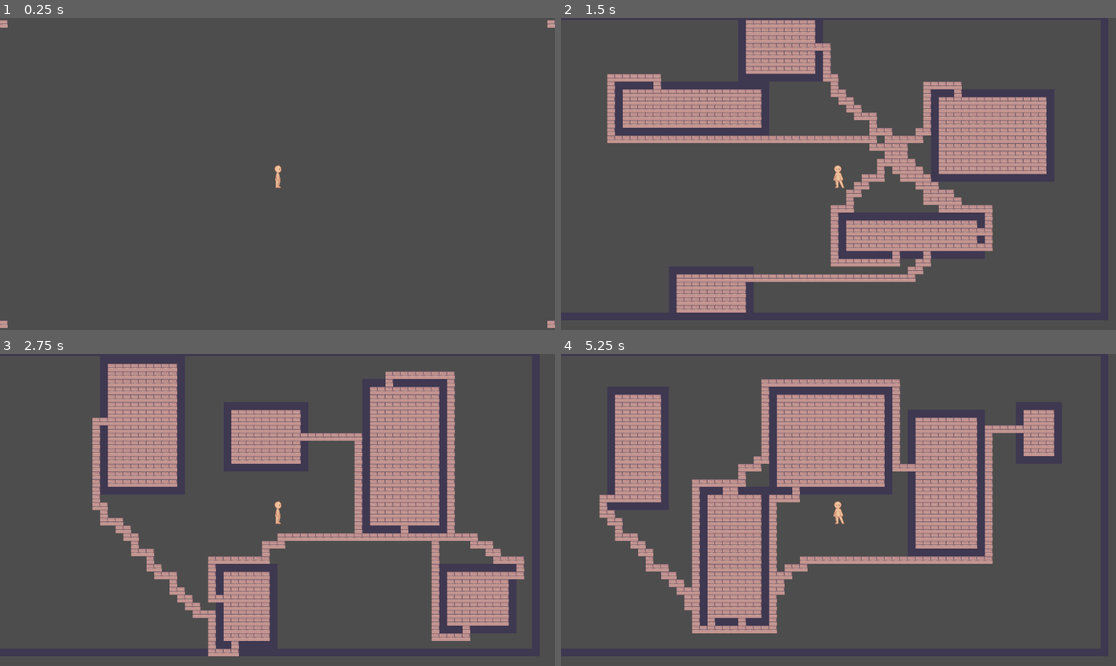
Above: before the commit, frames 1-4 (two rows, left to right).
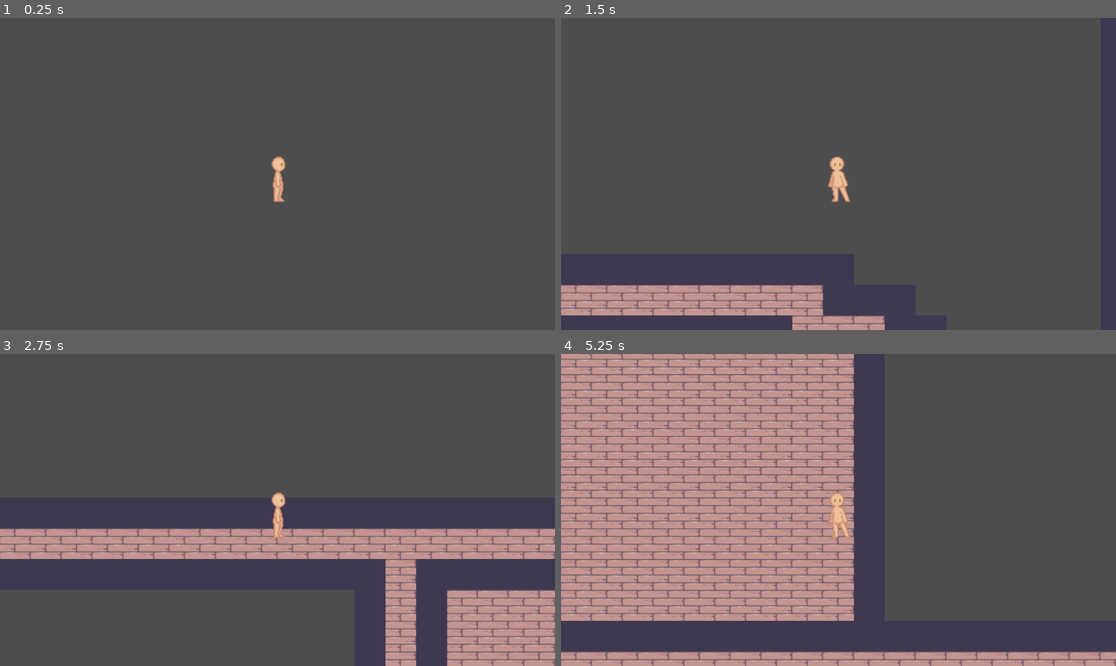
Above: after the commit, the same moments.

Repository: ToxicGLaDOS/cavetown
Game: Godot game, scene res://dungeon/dungeon.tscn
Two runs of this game, one before a commit and one after it. Both use one fixed random seed, a clock stepped at 60 frames per second and the inputs below. This scene is started directly instead of the project's main scene.
Inputs:
- Up to frame 1 (0.25 s): no input
- Up to frame 2 (1.5 s): tap Enter at 0.5, 1.35 s; hold D 0.53-1.28 s; tap Space at 0.6, 0.77, 1.07 s; hold S from 1.28 s (still down)
- Up to frame 3 (2.75 s): tap Space at 1.52, 1.55, 1.82, 2.3 s; release S at 2.03 s; hold D from 2.03 s (still down); tap E at 2.1 s
- Up to frame 4 (5.25 s): tap Space at 2.75, 2.85, 3.02, 3.32, 3.77, 3.8, 4.07, 4.52, 4.55, 4.82, 5.1 s; release D at 2.78 s; hold W 2.78-3.53 s; hold A 3.53-5.03 s; tap Enter at 3.6 s; tap E at 4.35 s; hold S from 5.03 s (still down)

The runs differ from the first frame. In frame 1, 0.4% of the frame differs, in the area x 0-100%, y 0-100%; in frame 2, 24%; in frame 3, 34%; in frame 4, 50%.

Commit message:
Add walls to paths and collision

Diff:
--- a/dungeon/dungeon.tscn
+++ b/dungeon/dungeon.tscn
@@ -6,384 +6,74 @@
 
 [sub_resource type="TileSetAtlasSource" id="TileSetAtlasSource_oan55"]
 texture = ExtResource("2_5wmeu")
+texture_region_size = Vector2i(32, 32)
 2:2/0 = 0
+2:2/0/physics_layer_0/polygon_0/points = PackedVector2Array(-16, 16, -16, -16, 16, -16, 16, 16)
 3:2/0 = 0
-4:2/0 = 0
 5:2/0 = 0
-6:2/0 = 0
-7:2/0 = 0
 10:2/0 = 0
 11:2/0 = 0
 14:2/0 = 0
-15:2/0 = 0
 16:2/0 = 0
 17:2/0 = 0
-20:2/0 = 0
-21:2/0 = 0
-22:2/0 = 0
-23:2/0 = 0
-26:2/0 = 0
-27:2/0 = 0
-28:2/0 = 0
-29:2/0 = 0
-32:2/0 = 0
-33:2/0 = 0
 2:3/0 = 0
 3:3/0 = 0
-4:3/0 = 0
 5:3/0 = 0
-6:3/0 = 0
-7:3/0 = 0
-10:3/0 = 0
-11:3/0 = 0
-14:3/0 = 0
-15:3/0 = 0
-16:3/0 = 0
-17:3/0 = 0
-20:3/0 = 0
-21:3/0 = 0
-22:3/0 = 0
-23:3/0 = 0
-26:3/0 = 0
-27:3/0 = 0
-28:3/0 = 0
-29:3/0 = 0
-32:3/0 = 0
-33:3/0 = 0
-2:4/0 = 0
-3:4/0 = 0
-4:4/0 = 0
-5:4/0 = 0
-6:4/0 = 0
-7:4/0 = 0
 10:4/0 = 0
 11:4/0 = 0
 14:4/0 = 0
-15:4/0 = 0
 16:4/0 = 0
 17:4/0 = 0
-20:4/0 = 0
-21:4/0 = 0
-22:4/0 = 0
-23:4/0 = 0
-26:4/0 = 0
-27:4/0 = 0
-28:4/0 = 0
-29:4/0 = 0
-32:4/0 = 0
-33:4/0 = 0
-34:4/0 = 0
-35:4/0 = 0
 2:5/0 = 0
 3:5/0 = 0
-4:5/0 = 0
 5:5/0 = 0
-6:5/0 = 0
 7:5/0 = 0
 10:5/0 = 0
 11:5/0 = 0
 14:5/0 = 0
-15:5/0 = 0
 16:5/0 = 0
 17:5/0 = 0
-20:5/0 = 0
-21:5/0 = 0
-22:5/0 = 0
-23:5/0 = 0
-26:5/0 = 0
-27:5/0 = 0
-28:5/0 = 0
-29:5/0 = 0
-32:5/0 = 0
-33:5/0 = 0
-34:5/0 = 0
-35:5/0 = 0
-2:6/0 = 0
-3:6/0 = 0
-4:6/0 = 0
-5:6/0 = 0
-6:6/0 = 0
-7:6/0 = 0
-10:6/0 = 0
-11:6/0 = 0
 2:7/0 = 0
 3:7/0 = 0
-4:7/0 = 0
 5:7/0 = 0
-6:7/0 = 0
 7:7/0 = 0
 10:7/0 = 0
 11:7/0 = 0
 14:8/0 = 0
-15:8/0 = 0
 16:8/0 = 0
 17:8/0 = 0
-20:8/0 = 0
-21:8/0 = 0
-22:8/0 = 0
-23:8/0 = 0
-26:8/0 = 0
-27:8/0 = 0
-28:8/0 = 0
-29:8/0 = 0
-32:8/0 = 0
-33:8/0 = 0
-34:8/0 = 0
-35:8/0 = 0
-14:9/0 = 0
-15:9/0 = 0
-16:9/0 = 0
-17:9/0 = 0
-20:9/0 = 0
-21:9/0 = 0
-22:9/0 = 0
-23:9/0 = 0
-26:9/0 = 0
-27:9/0 = 0
-28:9/0 = 0
-29:9/0 = 0
-32:9/0 = 0
-33:9/0 = 0
-34:9/0 = 0
-35:9/0 = 0
-2:10/0 = 0
-3:10/0 = 0
-4:10/0 = 0
-5:10/0 = 0
-6:10/0 = 0
 7:10/0 = 0
 10:10/0 = 0
 11:10/0 = 0
 14:10/0 = 0
-15:10/0 = 0
 16:10/0 = 0
 17:10/0 = 0
-20:10/0 = 0
-21:10/0 = 0
-22:10/0 = 0
-23:10/0 = 0
-26:10/0 = 0
-27:10/0 = 0
-28:10/0 = 0
-29:10/0 = 0
-32:10/0 = 0
-33:10/0 = 0
-34:10/0 = 0
-35:10/0 = 0
 2:11/0 = 0
 3:11/0 = 0
-4:11/0 = 0
 5:11/0 = 0
-6:11/0 = 0
 7:11/0 = 0
 10:11/0 = 0
 11:11/0 = 0
 14:11/0 = 0
-15:11/0 = 0
 16:11/0 = 0
 17:11/0 = 0
-20:11/0 = 0
-21:11/0 = 0
-22:11/0 = 0
-23:11/0 = 0
-26:11/0 = 0
-27:11/0 = 0
-28:11/0 = 0
-29:11/0 = 0
-32:11/0 = 0
-33:11/0 = 0
-34:11/0 = 0
-35:11/0 = 0
-2:14/0 = 0
-3:14/0 = 0
-4:14/0 = 0
-5:14/0 = 0
-6:14/0 = 0
-7:14/0 = 0
-10:14/0 = 0
-11:14/0 = 0
-14:14/0 = 0
-15:14/0 = 0
-16:14/0 = 0
-17:14/0 = 0
-20:14/0 = 0
-21:14/0 = 0
-22:14/0 = 0
-23:14/0 = 0
-26:14/0 = 0
-27:14/0 = 0
-28:14/0 = 0
-29:14/0 = 0
-32:14/0 = 0
-33:14/0 = 0
-2:15/0 = 0
-3:15/0 = 0
-4:15/0 = 0
-5:15/0 = 0
-6:15/0 = 0
-7:15/0 = 0
-10:15/0 = 0
-11:15/0 = 0
-14:15/0 = 0
-15:15/0 = 0
-16:15/0 = 0
-17:15/0 = 0
-20:15/0 = 0
-21:15/0 = 0
-22:15/0 = 0
-23:15/0 = 0
-26:15/0 = 0
-27:15/0 = 0
-28:15/0 = 0
-29:15/0 = 0
-32:15/0 = 0
-33:15/0 = 0
-2:16/0 = 0
-3:16/0 = 0
-4:16/0 = 0
-5:16/0 = 0
-6:16/0 = 0
-7:16/0 = 0
-10:16/0 = 0
-11:16/0 = 0
-14:16/0 = 0
-15:16/0 = 0
-16:16/0 = 0
-17:16/0 = 0
-20:16/0 = 0
-21:16/0 = 0
-22:16/0 = 0
-23:16/0 = 0
-26:16/0 = 0
-27:16/0 = 0
-28:16/0 = 0
-29:16/0 = 0
-32:16/0 = 0
-33:16/0 = 0
-34:16/0 = 0
-35:16/0 = 0
-2:17/0 = 0
-3:17/0 = 0
-4:17/0 = 0
-5:17/0 = 0
-6:17/0 = 0
-7:17/0 = 0
-10:17/0 = 0
-11:17/0 = 0
-14:17/0 = 0
-15:17/0 = 0
-16:17/0 = 0
-17:17/0 = 0
-20:17/0 = 0
-21:17/0 = 0
-22:17/0 = 0
-23:17/0 = 0
-26:17/0 = 0
-27:17/0 = 0
-28:17/0 = 0
-29:17/0 = 0
-32:17/0 = 0
-33:17/0 = 0
-34:17/0 = 0
-35:17/0 = 0
-2:18/0 = 0
-3:18/0 = 0
-4:18/0 = 0
-5:18/0 = 0
-6:18/0 = 0
-7:18/0 = 0
-10:18/0 = 0
-11:18/0 = 0
-2:19/0 = 0
-3:19/0 = 0
-4:19/0 = 0
-5:19/0 = 0
-6:19/0 = 0
-7:19/0 = 0
-10:19/0 = 0
-11:19/0 = 0
-14:20/0 = 0
-15:20/0 = 0
-16:20/0 = 0
-17:20/0 = 0
-20:20/0 = 0
-21:20/0 = 0
-22:20/0 = 0
-23:20/0 = 0
-26:20/0 = 0
-27:20/0 = 0
-28:20/0 = 0
-29:20/0 = 0
-32:20/0 = 0
-33:20/0 = 0
-34:20/0 = 0
-35:20/0 = 0
-14:21/0 = 0
-15:21/0 = 0
-16:21/0 = 0
-17:21/0 = 0
-20:21/0 = 0
-21:21/0 = 0
-22:21/0 = 0
-23:21/0 = 0
-26:21/0 = 0
-27:21/0 = 0
-28:21/0 = 0
-29:21/0 = 0
-32:21/0 = 0
-33:21/0 = 0
-34:21/0 = 0
-35:21/0 = 0
-2:22/0 = 0
-3:22/0 = 0
-4:22/0 = 0
-5:22/0 = 0
-6:22/0 = 0
-7:22/0 = 0
-10:22/0 = 0
-11:22/0 = 0
-14:22/0 = 0
-15:22/0 = 0
-16:22/0 = 0
-17:22/0 = 0
-20:22/0 = 0
-21:22/0 = 0
-22:22/0 = 0
-23:22/0 = 0
-26:22/0 = 0
-27:22/0 = 0
-28:22/0 = 0
-29:22/0 = 0
-32:22/0 = 0
-33:22/0 = 0
-34:22/0 = 0
-35:22/0 = 0
-2:23/0 = 0
-3:23/0 = 0
-4:23/0 = 0
-5:23/0 = 0
-6:23/0 = 0
-7:23/0 = 0
-10:23/0 = 0
-11:23/0 = 0
-14:23/0 = 0
-15:23/0 = 0
-16:23/0 = 0
-17:23/0 = 0
-20:23/0 = 0
-21:23/0 = 0
-22:23/0 = 0
-23:23/0 = 0
-26:23/0 = 0
-27:23/0 = 0
-28:23/0 = 0
-29:23/0 = 0
-32:23/0 = 0
-33:23/0 = 0
-34:23/0 = 0
-35:23/0 = 0
+1:1/0 = 0
+2:1/0 = 0
+3:1/0 = 0
+1:2/0 = 0
+1:3/0 = 0
+1:5/0 = 0
+3:8/0 = 0
+3:9/0 = 0
+2:9/0 = 0
+1:9/0 = 0
+1:8/0 = 0
+1:7/0 = 0
+2:8/0 = 0
 
 [sub_resource type="TileSet" id="TileSet_2uogr"]
+tile_size = Vector2i(32, 32)
+physics_layer_0/collision_layer = 1
 sources/1 = SubResource("TileSetAtlasSource_oan55")
 
 [node name="Dungeon" type="Node2D"]
@@ -391,16 +81,16 @@
 [node name="DungeonGenerator" type="Node2D" parent="." node_paths=PackedStringArray("floor_tiles")]
 script = ExtResource("1_d7mhw")
 floor_tiles = NodePath("TileMapLayer")
-dungeon_min_bounds = Vector2i(-36, -20)
-dungeon_max_bounds = Vector2i(35, 19)
-room_min_size = 6
-room_max_size = 20
-num_rooms = 5
+dungeon_min_bounds = Vector2i(-60, -60)
+dungeon_max_bounds = Vector2i(60, 60)
+room_min_size = 9
+room_max_size = 17
+num_rooms = 9
 max_attempts_per_room = 100
 
 [node name="TileMapLayer" type="TileMapLayer" parent="DungeonGenerator"]
-tile_map_data = PackedByteArray(0, 0, 220, 255, 236, 255, 1, 0, 5, 0, 15, 0, 0, 0, 35, 0, 236, 255, 1, 0, 5, 0, 15, 0, 0, 0, 35, 0, 19, 0, 1, 0, 5, 0, 15, 0, 0, 0, 220, 255, 19, 0, 1, 0, 5, 0, 15, 0, 0, 0)
 tile_set = SubResource("TileSet_2uogr")
 
 [node name="DungeonPlayer" parent="." node_paths=PackedStringArray("generator") instance=ExtResource("1_mntb8")]
+position = Vector2(16, 13)
 generator = NodePath("../DungeonGenerator")
--- a/dungeon/dungeon_generator.gd
+++ b/dungeon/dungeon_generator.gd
@@ -22,8 +22,8 @@
 @export var num_rooms: int
 @export var max_attempts_per_room: int
 
-var floor_atlas_position = Vector2i(5, 16)
-var wall_atlas_position = Vector2i(4, 4)
+var floor_atlas_position = Vector2i(2, 8)
+var wall_atlas_position = Vector2i(2, 2)
 var tile_source_id = 1
 var rooms: Array[Room] = []
 var astar_grid = AStarGrid2D.new()
@@ -147,3 +147,22 @@
 				# Draw the path
 				for point in path:
 					floor_tiles.set_cell(point, tile_source_id, floor_atlas_position)
+	for x in range(dungeon_size.x):
+		for y in range(dungeon_size.y):
+			var x_pos = dungeon_min_bounds.x + x
+			var y_pos = dungeon_min_bounds.y + y
+			var tile_pos = Vector2i(x_pos, y_pos)
+			var atlas_position = floor_tiles.get_cell_atlas_coords(tile_pos)
+			if atlas_position == floor_atlas_position:
+				surround_with_walls(tile_pos)
+
+func surround_with_walls(tile_pos: Vector2i):
+	for x in range(-1, 2):
+		for y in range(-1, 2):
+			# Skip the tile that was passed in
+			if x == 0 and y == 0:
+				continue
+			var relative_pos = Vector2i(x, y)
+			var wall_pos = tile_pos + relative_pos
+			if floor_tiles.get_cell_tile_data(wall_pos) == null:
+				floor_tiles.set_cell(wall_pos, tile_source_id, wall_atlas_position)
--- a/dungeon/dungeon_player.gd
+++ b/dungeon/dungeon_player.gd
@@ -4,33 +4,48 @@
 # TODO: This is just for testing
 @export var generator: DungeonGenerator
 
+@onready var ray = $RayCast2D
+
 enum Direction {UP, LEFT, DOWN, RIGHT}
 
 var animated_sprite: AnimatedSprite2D
-var tile_size: int = 16
+var tile_size: int = 32
 
 func _ready():
 	animated_sprite = get_node(animated_sprite_path)
 
 func _input(event):
+
 	# Make sure that we only move ourselves
 
 	if event is InputEventKey and event.pressed:
 		if event.keycode == KEY_W:
-			position.y -= tile_size
+			ray.target_position = Vector2i.UP * tile_size
+			ray.force_raycast_update()
 			rotate_character(Direction.UP)
+			if !ray.is_colliding():
+				position.y -= tile_size
 
 		if event.keycode == KEY_A:
-			position.x -= tile_size
+			ray.target_position = Vector2i.LEFT * tile_size
+			ray.force_raycast_update()
 			rotate_character(Direction.LEFT)
+			if !ray.is_colliding():
+				position.x -= tile_size
 
 		if event.keycode == KEY_S:
-			position.y += tile_size
+			ray.target_position = Vector2i.DOWN * tile_size
+			ray.force_raycast_update()
 			rotate_character(Direction.DOWN)
+			if !ray.is_colliding():
+				position.y += tile_size
 
 		if event.keycode == KEY_D:
-			position.x += tile_size
+			ray.target_position = Vector2i.RIGHT * tile_size
+			ray.force_raycast_update()
 			rotate_character(Direction.RIGHT)
+			if !ray.is_colliding():
+				position.x += tile_size
 
 		if event.keycode == KEY_SPACE:
 			generator.generate_dungeon()
--- a/dungeon/dungeon_player.tscn
+++ b/dungeon/dungeon_player.tscn
@@ -54,6 +54,9 @@
 "speed": 5.0
 }]
 
+[sub_resource type="RectangleShape2D" id="RectangleShape2D_ndugx"]
+size = Vector2(20, 47)
+
 [node name="DungeonPlayer" type="AnimatedSprite2D"]
 sprite_frames = SubResource("SpriteFrames_l78sm")
 animation = &"right"
@@ -61,3 +64,14 @@
 animated_sprite_path = NodePath(".")
 
 [node name="Camera2D" type="Camera2D" parent="."]
+zoom = Vector2(2, 2)
+
+[node name="Area2D" type="Area2D" parent="."]
+
+[node name="CollisionShape2D" type="CollisionShape2D" parent="Area2D"]
+position = Vector2(0, 5.5)
+shape = SubResource("RectangleShape2D_ndugx")
+
+[node name="RayCast2D" type="RayCast2D" parent="."]
+position = Vector2(0, 7)
+target_position = Vector2(0, 32)
Not shown: 1 places in dungeon/dungeon_player.tscn that only renumber resources
